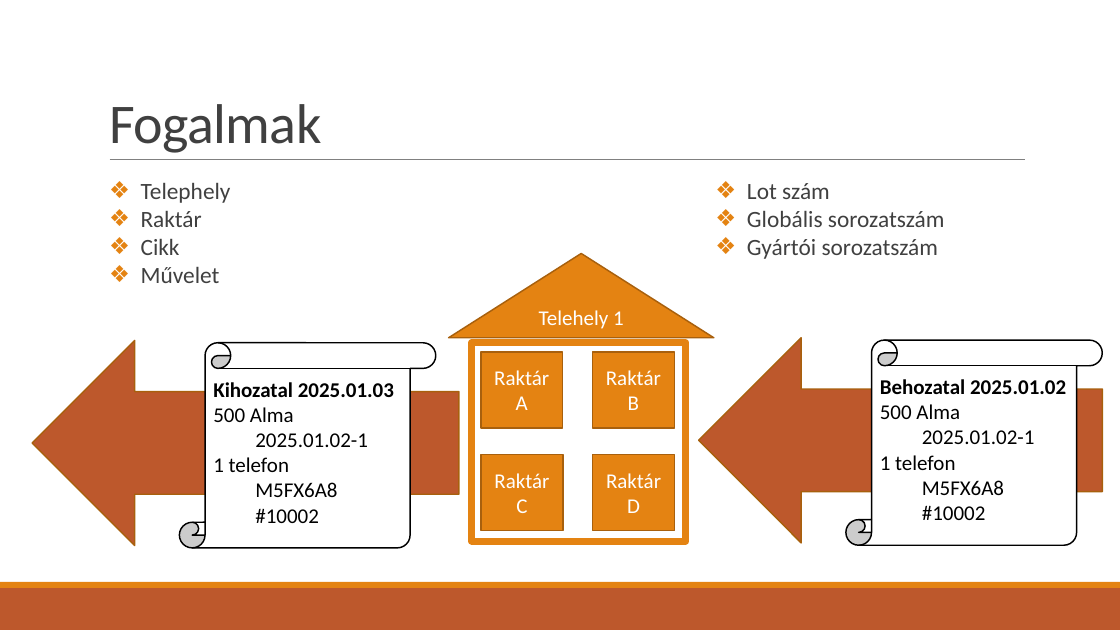
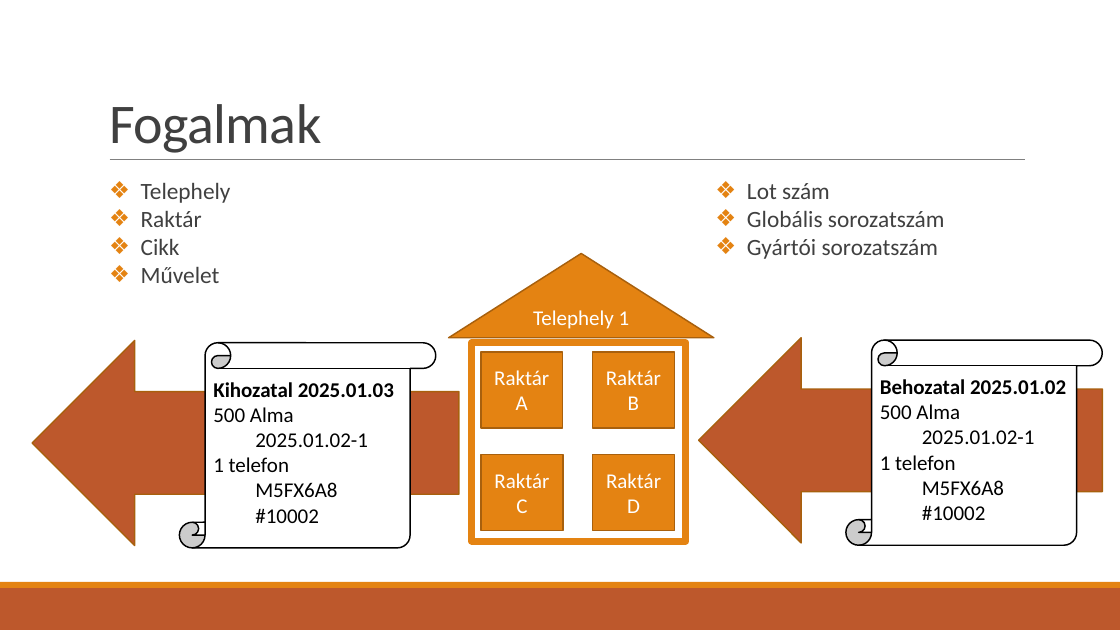
Before and after one commit to KissKolos/Easy-Inventory, a slide deck: slide 16 of bemutató.pptx (slide 19 before the commit). Drawn at 1120x630 pixels with LibreOffice and Linux fonts; fonts in the diff are those of the drawing. Boxes give left, top, right and bottom in pixels: in the first picture for what was removed or moved away, otherwise in the second. Text is boxed around its words. In the diff, an @@ line names an element or a change of style, - is before the commit and + after.

```diff
--- a/bemutató.pptx
+++ b/bemutató.pptx
@@ text in triangle at (x1=533, y1=310, x2=630, y2=329): text changed @@
-Telehely 1
+Telephely 1
```
Also in this commit, not shown: 12 other slides changed, 4 slides added, 5 slides removed, 2 other files.
